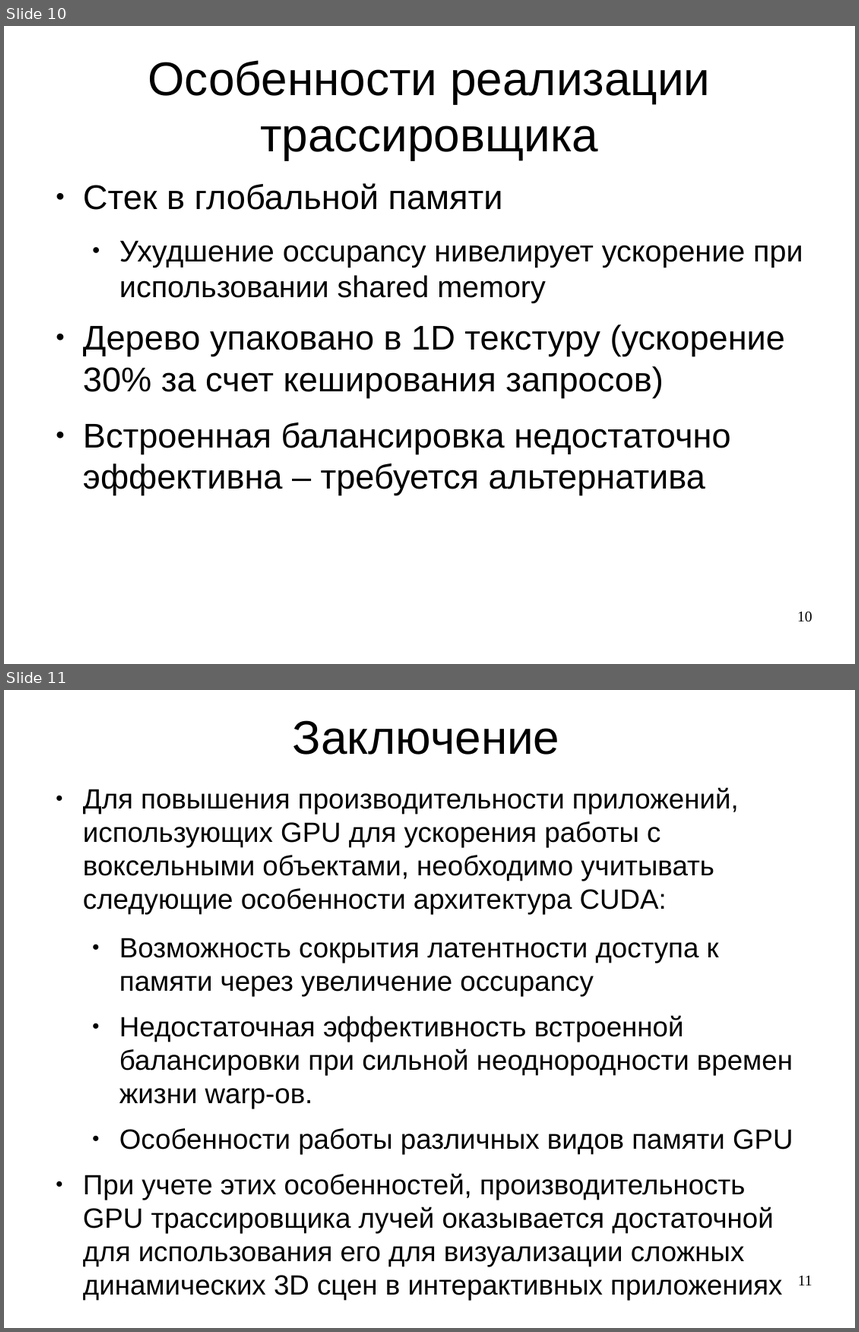
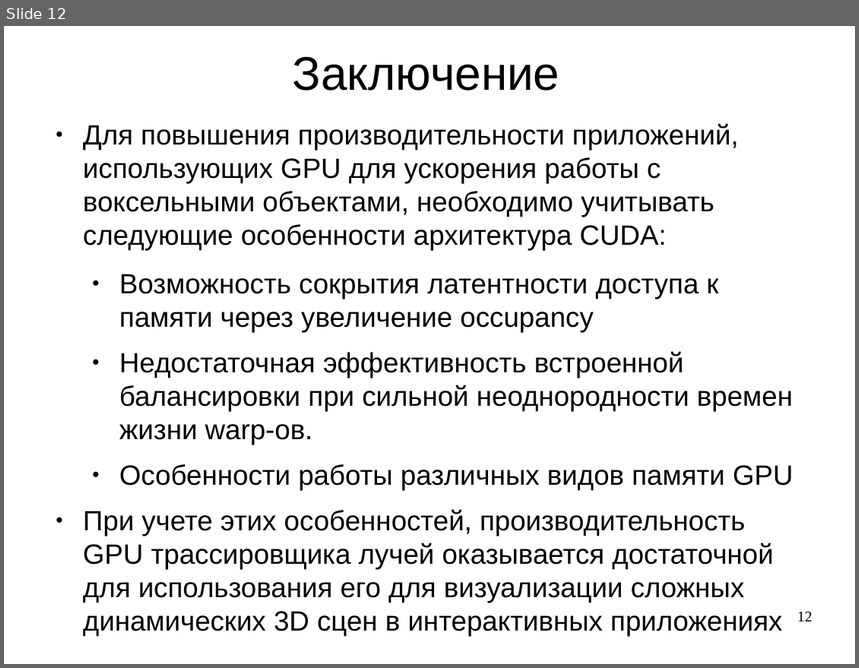
Before and after one commit to znah/yoxel-voxel, a slide deck: reaction/report/talk.odp. Shown one above the other, each under a label of ours: slides 10 and 11 before the commit, slide 12 after it. The pictures are 859x1332 and 859x668 pixels, drawn with LibreOffice and Linux fonts; fonts in the diff are those of the drawing. Boxes give left, top, right and bottom in pixels: in the first picture for what was removed or moved away, otherwise in the second. Text is boxed around its words. In the diff, an @@ line names an element or a change of style, - is before the commit and + after.

```diff
--- a/reaction/report/talk.odp
+++ b/reaction/report/talk.odp
@@ slide 10 removed at (x1=4, y1=26, x2=855, y2=664), background #FFFFFF @@
@@ title removed at (x1=148, y1=60, x2=710, y2=161) @@
-Особенности реализации трассировщика
@@ text removed at (x1=83, y1=183, x2=803, y2=496) @@
-● Стек в глобальной памяти
-  ● Ухудшение occupancy нивелирует ускорение при использовании shared memory
-● Дерево упаковано в 1D текстуру (ускорение 30% за счет кеширования запросов)
-● Встроенная балансировка недостаточно эффективна – требуется альтернатива
@@ page number removed at (x1=797, y1=612, x2=813, y2=623) @@
-10
@@ what was slide 11 is now slide 12 @@
@@ page number at (x1=797, y1=612, x2=813, y2=622): text changed @@
-11
+12
```
Also in this commit, not shown: 2 slides added, 2 other files.
